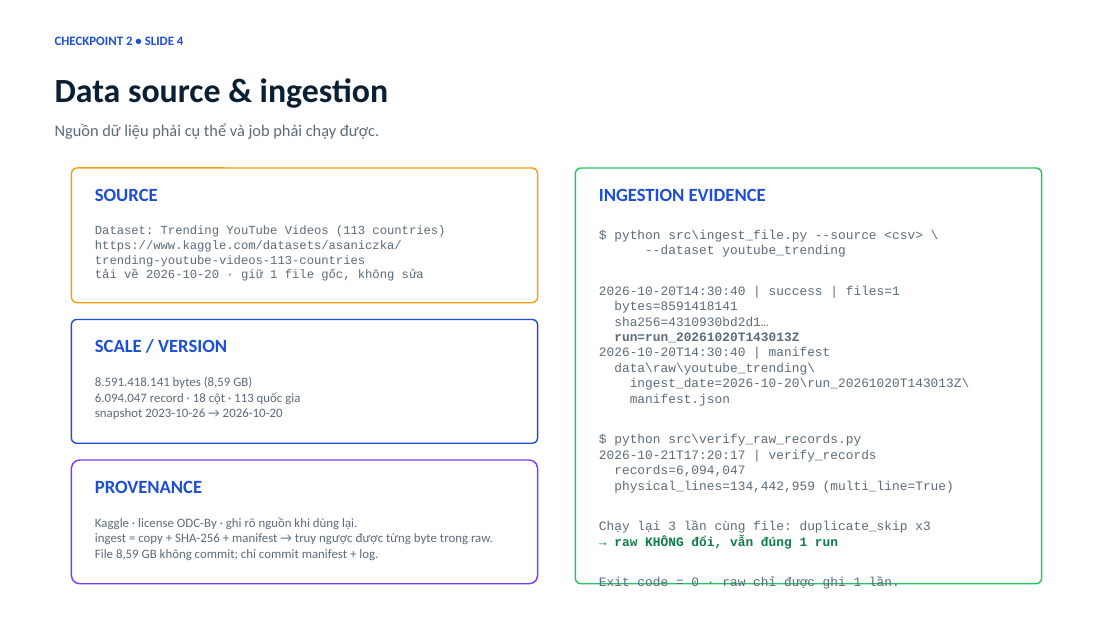
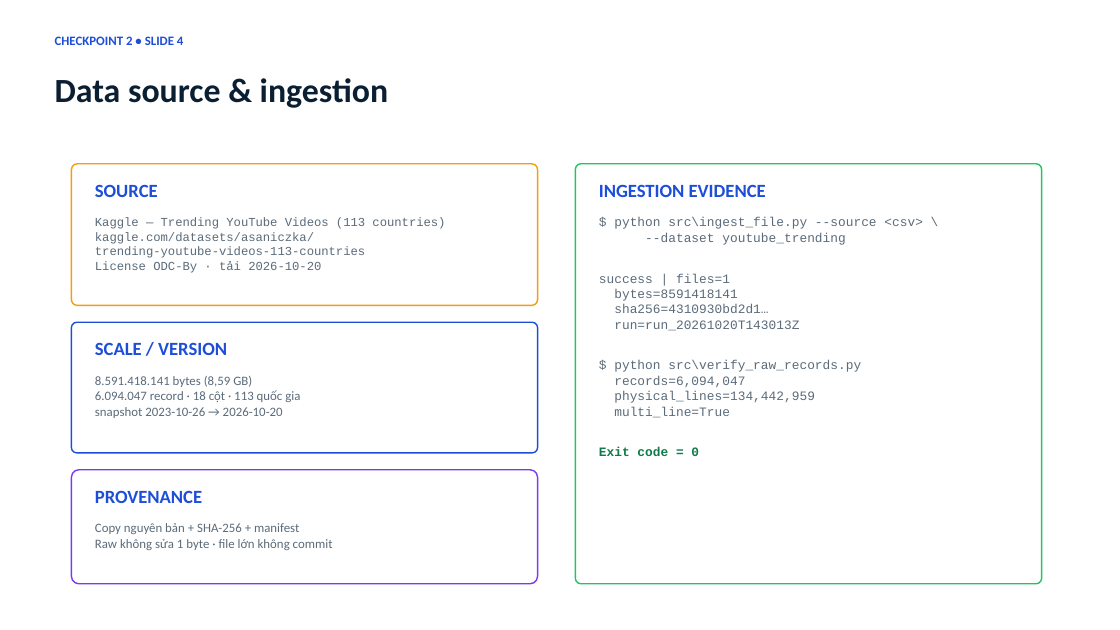
Before and after one commit to kichirou244/bigdata-project, a slide deck: slide 4 of docs/Checkpoint2_Report_YouTube_Trending.pptx. Drawn at 1120x630 pixels with LibreOffice and Linux fonts; fonts in the diff are those of the drawing. Boxes give left, top, right and bottom in pixels: in the first picture for what was removed or moved away, otherwise in the second. Text is boxed around its words. In the diff, an @@ line names an element or a change of style, - is before the commit and + after.

Commit message:
feat: add ingestion, transformation, verification, and dashboard scripts for YouTube Trending dataset

```diff
--- a/docs/Checkpoint2_Report_YouTube_Trending.pptx
+++ b/docs/Checkpoint2_Report_YouTube_Trending.pptx
@@ text removed at (55,123,379,139) @@
-Nguồn dữ liệu phải cụ thể và job phải chạy được.
@@ rounded rectangle: place and size @@
-rounded rectangle at (71,168,538,302)
+rounded rectangle at (71,164,538,306)
@@ text "SOURCE": place and size @@
-text "SOURCE" at (95,188,158,201)
+text "SOURCE" at (95,184,158,197)
@@ rounded rectangle: place and size @@
-rounded rectangle at (576,168,1042,584)
+rounded rectangle at (576,164,1042,584)
@@ text "INGESTION EVIDENCE": place and size @@
-text "INGESTION EVIDENCE" at (599,188,766,201)
+text "INGESTION EVIDENCE" at (599,184,766,197)
@@ text at (95,217,445,244): text changed @@
-Dataset: Trending YouTube Videos (113 countries)
-https://www.kaggle.com/datasets/asaniczka/
+Kaggle — Trending YouTube Videos (113 countries)
+kaggle.com/datasets/asaniczka/
@@ text "Kaggle — Trending YouTube Videos ...": place and size @@
-text "Kaggle — Trending YouTube Videos ..." at (95,226,445,281)
+text "Kaggle — Trending YouTube Videos ..." at (95,217,445,273)
@@ text "$ python src\ingest_file.py --source <csv> ...": place and size @@
-text "$ python src\ingest_file.py --source <csv> ..." at (599,230,970,549)
+text "$ python src\ingest_file.py --source <csv> ..." at (599,217,923,418)
@@ text at (95,261,321,273): text changed @@
-tải về 2026-10-20 · giữ 1 file gốc, không sửa
+License ODC-By · tải 2026-10-20
@@ text at (599,273,730,283): text changed @@
-2026-10-20T14:30:40 | success | files=1
+success | files=1
@@ rounded rectangle: place and size @@
-rounded rectangle at (71,319,538,443)
+rounded rectangle at (71,323,538,454)
@@ text at (614,320,799,331): bold off in "run=run_20261020T143013Z" @@
@@ text at (599,347,970,406): paragraphs removed @@
-2026-10-20T14:30:40 | manifest
-data\raw\youtube_trending\
-ingest_date=2026-10-20\run_20261020T143013Z\
-manifest.json
@@ text at (614,391,815,418): text changed @@
-physical_lines=134,442,959 (multi_line=True)
-Chạy lại 3 lần cùng file: duplicate_skip x3
-→ raw KHÔNG đổi, vẫn đúng 1 run
-Exit code = 0 · raw chỉ được ghi 1 lần.
+physical_lines=134,442,959
+multi_line=True
+Exit code = 0
@@ rounded rectangle: place and size @@
-rounded rectangle at (71,460,538,584)
+rounded rectangle at (71,470,538,584)
@@ text at (599,450,877,462): paragraph removed @@
-2026-10-21T17:20:17 | verify_records
@@ text "PROVENANCE": place and size @@
-text "PROVENANCE" at (95,480,202,493)
+text "PROVENANCE" at (95,490,202,503)
@@ text at (95,523,333,550): text changed @@
-Kaggle · license ODC-By · ghi rõ nguồn khi dùng lại.
-ingest = copy + SHA-256 + manifest → truy ngược được từng byte trong raw.
-File 8,59 GB không commit; chỉ commit manifest + log.
+Copy nguyên bản + SHA-256 + manifest
+Raw không sửa 1 byte · file lớn không commit
```
Also in this commit, not shown: 5 other slides changed, 17 other files.
